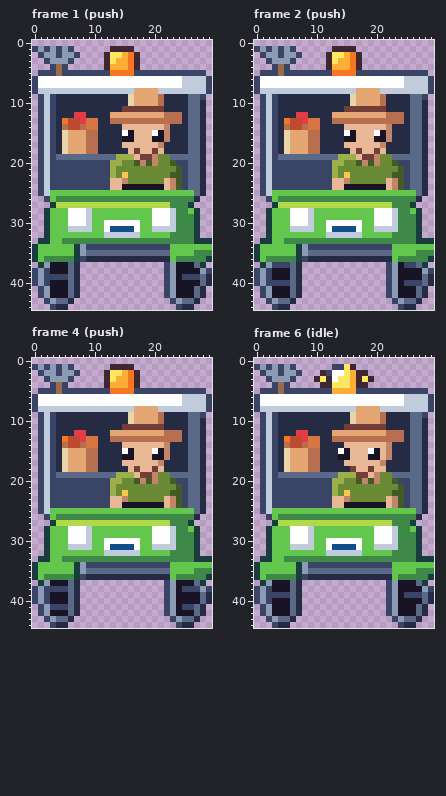
Edited in one commit: pixel-art file (art/hood-people/ranger-cart@62.aseprite). Above: the version before the commit.
30x45 pixels, 12 frames. Shown: frame 1 (push), frame 2 (push), frame 4 (push), frame 6 (idle). The commit also changed other frames, which this record leaves out.
The same view after the edit:
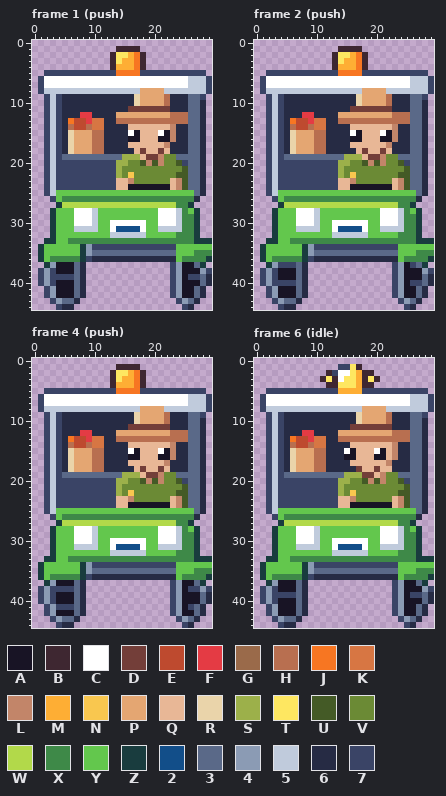
Palette (. is transparent): A #181425  B #3e2731  C #ffffff  D #733e39  E #be4a2f  F #e43b44  G #9a6a4a  H #b86f50  J #f77622  K #d77643  L #c28569  M #feae34  N #f9c74f  P #e4a672  Q #e8b796  R #ead4aa  S #9cb04a  T #fee761  U #445a26  V #6b8a35  W #b2d94a  X #3e8948  Y #63c74d  Z #193c3e  2 #124e89  3 #5a6988  4 #8b9bb4  5 #c0cbdc  6 #262b44  7 #3a4466
The exact change:
Changed rows in their new state; - is an unchanged pixel.
Frame 1 (push):
first column x 0:
 1 .......------.---B--------
 2 -.......----.B-TMJB-------
 3 --.....-----.BT-MJB-------
 4 ---...------.B--MJB-------
 5 -.--7--------7---J--------
 6 .7-----------------------C
 7 .7-----------------------C
 8 .7---------------5---P----
 9 -.757-----------6R---PH---
10 -.757-----------6R---PH---
11 -.757----------6------D---
12 -.757--6-F---6--------P--H
13 -.7576J-EF-K-6-----------H
14 -.7576H-EH-K---6------QL--
15 -.7576R--P-H---6CA--QCAL--
16 -.7576R--P-H---6-A--Q-AL--
17 -.7576R--P-H---6-----QL---
18 -.7576R--P-H----6QD-QDQ---
19 -.757---------3--SQ-DL-V--
20 -.75---------7-S-VULUL-VU-
21 -.75---------7S---------VU
22 -.75---------7SVN------V-U
23 -.75---------7-QL-----VQLU
24 -.75---------7-Q------AQLU
25 -.75----------------------
26 --.7Y---------------------
27 ---.Z------------------W--
28 --.Z--Y--C5---------Y--C5-
29 --.Z--Y--C5---------Y--C5-
30 --.Z--Y--C5-Y-----C-Y--C5-
31 --.Z--Y---5-YC---2C-Y---5-
32 --.Z--------Y-----5----Y--
33 -.-Z-Y--------------------
34 .Z-----YZ4-------------7--
35 .Z-----YZ4-------------3--
36 .ZY----XZ7-------------6Y-
37 -.Z4--A36-------------.74-
38 .747--A36-------------.74-
39 .74---736-------------.74A
40 .747--A36-------------.74-
41 -.74--A36-------------.74-
42 -.74--A36-------------.74-
43 --.74-36---------------.74
44 ---.7-6-----------------.7
Frame 2 (push):
first column x 0:
 1 .......------.---B--------
 2 -.......----.B-TMJB-------
 3 --.....-----.BT-MJB-------
 4 ---...------.B--MJB-------
 5 -.--7--------7---J--------
 6 .7-----------------------C
 7 .7-----------------------C
 8 .7---------------5---P----
 9 -.757-----------6R---PH---
10 -.757-----------6R---PH---
11 -.757----------6------D---
12 -.757--6-F---6--------P--H
13 -.7576J-EF-K-6-----------H
14 -.7576H-EH-K---6------QL--
15 -.7576R--P-H---6CA--QCAL--
16 -.7576R--P-H---6-A--Q-AL--
17 -.7576R--P-H---6-----QL---
18 -.7576R--P-H----6QD-QDQ---
19 -.757---------3--SQ-DL-V--
20 -.75---------7-S-VULUL-VU-
21 -.75---------7S---------VU
22 -.75---------7SVN------V-U
23 -.75---------7-QL-----VQLU
24 -.75---------7-Q------AQLU
25 -.75----------------------
26 --.7Y---------------------
27 ---.Z------------------W--
28 --.Z--Y--C5---------Y--C5-
29 --.Z--Y--C5---------Y--C5-
30 --.Z--Y--C5-Y-----C-Y--C5-
31 --.Z--Y---5-YC---2C-Y---5-
32 --.Z--------Y-----5----Y--
33 -.-Z-Y--------------------
34 .Z-----YZ4-------------7--
35 .Z-----YZ4-------------3--
36 .ZY----XZ7-------------6Y-
37 -.Z4--736-------------.74A
38 .747--A36-------------.74-
39 .747--A36-------------.74-
40 .74---736-------------.74A
41 -.74--A36-------------.74-
42 -.74--A36-------------.74-
43 --.74-36---------------.74
44 ---.7-6-----------------.7
Frame 4 (push):
first column x 0:
 1 .......------.---B--------
 2 -.......----.B-TMJB-------
 3 --.....-----.BT-MJB-------
 4 ---...------.B--MJB-------
 5 -.--7--------7---J--------
 6 .7-----------------------C
 7 .7-----------------------C
 8 .7---------------5---P----
 9 -.757-----------6R---PH---
10 -.757-----------6R---PH---
11 -.757----------6------D---
12 -.757--6-F---6--------P--H
13 -.7576J-EF-K-6-----------H
14 -.7576H-EH-K---6------QL--
15 -.7576R--P-H---6CA--QCAL--
16 -.7576R--P-H---6-A--Q-AL--
17 -.7576R--P-H---6-----QL---
18 -.7576R--P-H----6QD-QDQ---
19 -.757---------3--SQ-DL-V--
20 -.75---------7-S-VULUL-VU-
21 -.75---------7S---------VU
22 -.75---------7SVN------V-U
23 -.75---------7-QL-----VQLU
24 -.75---------7-Q------AQLU
25 -.75----------------------
26 --.7Y---------------------
27 ---.Z------------------W--
28 --.Z--Y--C5---------Y--C5-
29 --.Z--Y--C5---------Y--C5-
30 --.Z--Y--C5-Y-----C-Y--C5-
31 --.Z--Y---5-YC---2C-Y---5-
32 --.Z--------Y-----5----Y--
33 -.-Z-Y--------------------
34 .Z-----YZ4-------------7--
35 .Z-----YZ4-------------3--
36 .ZY----XZ7-------------6Y-
37 -.Z4--A36-------------.74-
38 .74---736-------------.74A
39 .747--A36-------------.74-
40 .747--A36-------------.74-
41 -.74--736-------------.74A
42 -.74--A36-------------.74-
43 --.74-36---------------.74
44 ---.7-6-----------------.7
Frame 6 (idle):
first column x 0:
 1 .......------.-7TB--------
 2 -.......---.B7-CTM-B------
 3 --.....---.BTBC-TMBTB-----
 4 ---...-----.-B--TM-B------
 5 -.--7--------7---M--------
 6 .7-----------------------C
 7 .7-----------------------C
 8 .7---------------5---P----
 9 -.757-----------6R---PH---
10 -.757-----------6R---PH---
11 -.757----------6------D---
12 -.757--6-F---6--------P--H
13 -.7576J-EF-K-6-----------H
14 -.7576H-EH-K---6------QL--
15 -.7576R--P-H--6CA--QCAQL--
16 -.7576R--P-H--6-A--Q-AQL--
17 -.7576R--P-H---6-----QL---
18 -.7576R--P-H----6D-QD-Q---
19 -.757---------3--S-DQL-V--
20 -.75---------7-S-VULUL-VU-
21 -.75---------7S---------VU
22 -.75---------7SVN------V-U
23 -.75---------7-QL-----VQLU
24 -.75---------7-Q------AQLU
25 -.75----------------------
26 --.7Y---------------------
27 ---.Z------------------W--
28 --.Z--Y--C5---------Y--C5-
29 --.Z--Y--C5---------Y--C5-
30 --.Z--Y--C5-Y-----C-Y--C5-
31 --.Z--Y---5-YC---2C-Y---5-
32 --.Z--------Y-----5----Y--
33 -.-Z-Y--------------------
34 .Z-----YZ4-------------7--
35 .Z-----YZ4-------------3--
36 .ZY----XZ7-------------6Y-
37 -.Z4--A36-------------.74-
38 .747--A36-------------.74-
39 .74---736-------------.74A
40 .747--A36-------------.74-
41 -.74--A36-------------.74-
42 -.74--A36-------------.74-
43 --.74-36---------------.74
44 ---.7-6-----------------.7
